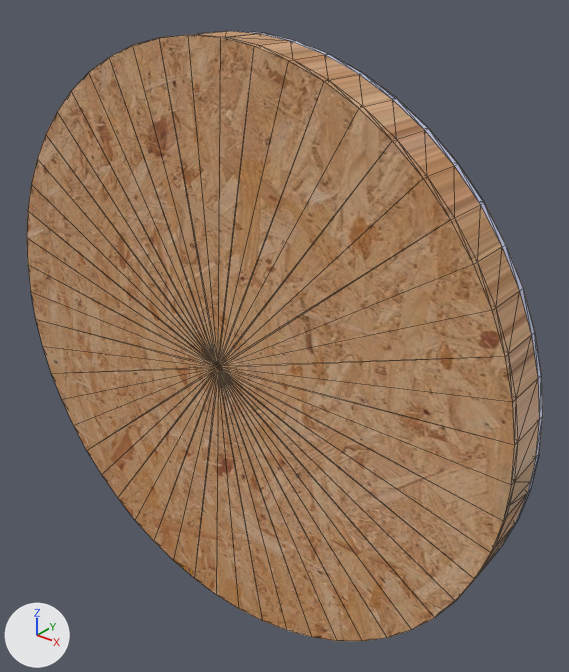
Two versions of the COLLADA model osmose_gazebo_worlds/models/roue/roue.dae, one commit apart.
Rendered twice from a 50 mm camera at (-1.265, -0.241, 0.501) aimed at (-1.484, 0.033, 0.332). The axes (+X, +Y, +Z) are drawn at lower left. The lights are the same throughout. Mesh edges are drawn as thin lines. Where no turn or scale is listed for an object, it has been applied to the vertices.

Objects in the first picture: 'Shape_IndexedFaceSet', 'Shape_IndexedFaceSet.001', 'Shape_IndexedFaceSet.002', 'Shape_IndexedFaceSet.003'.
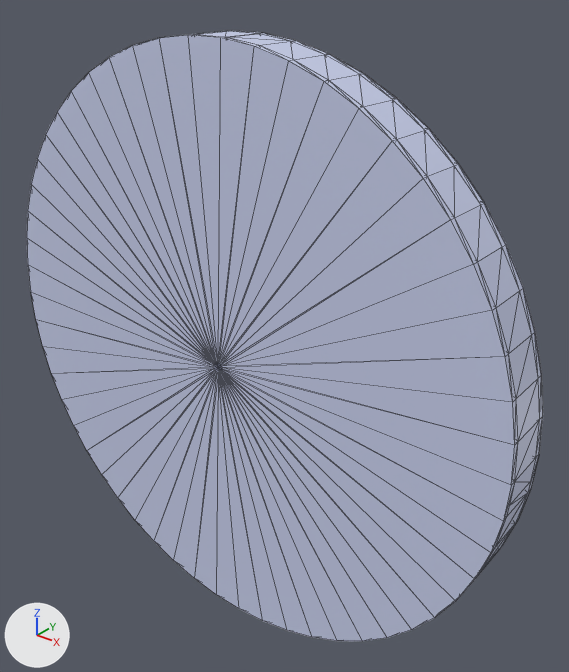
The newer file is also turned or shifted as a whole; pictures and numbers use the older file's frame.

The change, as a list of edits to the scene's bpy script:
```text
Change mat_contreplaque:
    remove n2 = _N.new('ShaderNodeTexImage'); n2.name = 'Image Texture'
    remove n2.image = img_contreplaque2_jpg
    add n3 = _N.new('ShaderNodeVertexColor'); n3.name = 'Color Attribute'
    add n3.layer_name = 'Col'
    where n0 = _N.new('ShaderNodeBsdfPrincipled'); n0.name = 'Principled BSDF'
    remove _L.new(n2.outputs[0], n0.inputs[0])  # 'Color' to 'Base Color'
    add _L.new(n3.outputs[0], n0.inputs[0])  # 'Color' to 'Base Color'
Change me_shape_indexedfaceset_002:
    where me_shape_indexedfaceset_002.from_pydata(...)  # 156 vertices, 312 faces; spans x -1.65..-1.35, y 0.002..0.005, z 0.172..0.472
    used by ob_shape_indexedfaceset_002; location = (0.0, 0.0, 0.0)
    me_shape_indexedfaceset_002 part 1: vertex colours changed
```

Where the change shows, as pixel boxes [x1, y1, x2, y2] in the pictures (569 x 672 px):
'Shape_IndexedFaceSet.002', surface changed, recoloured (brown to grey)
    both: [27, 34, 518, 641]
'Shape_IndexedFaceSet.001', surface changed (brown to white)
    both: [171, 31, 540, 574]
'Shape_IndexedFaceSet.003', surface changed
    both: [244, 31, 539, 546]
